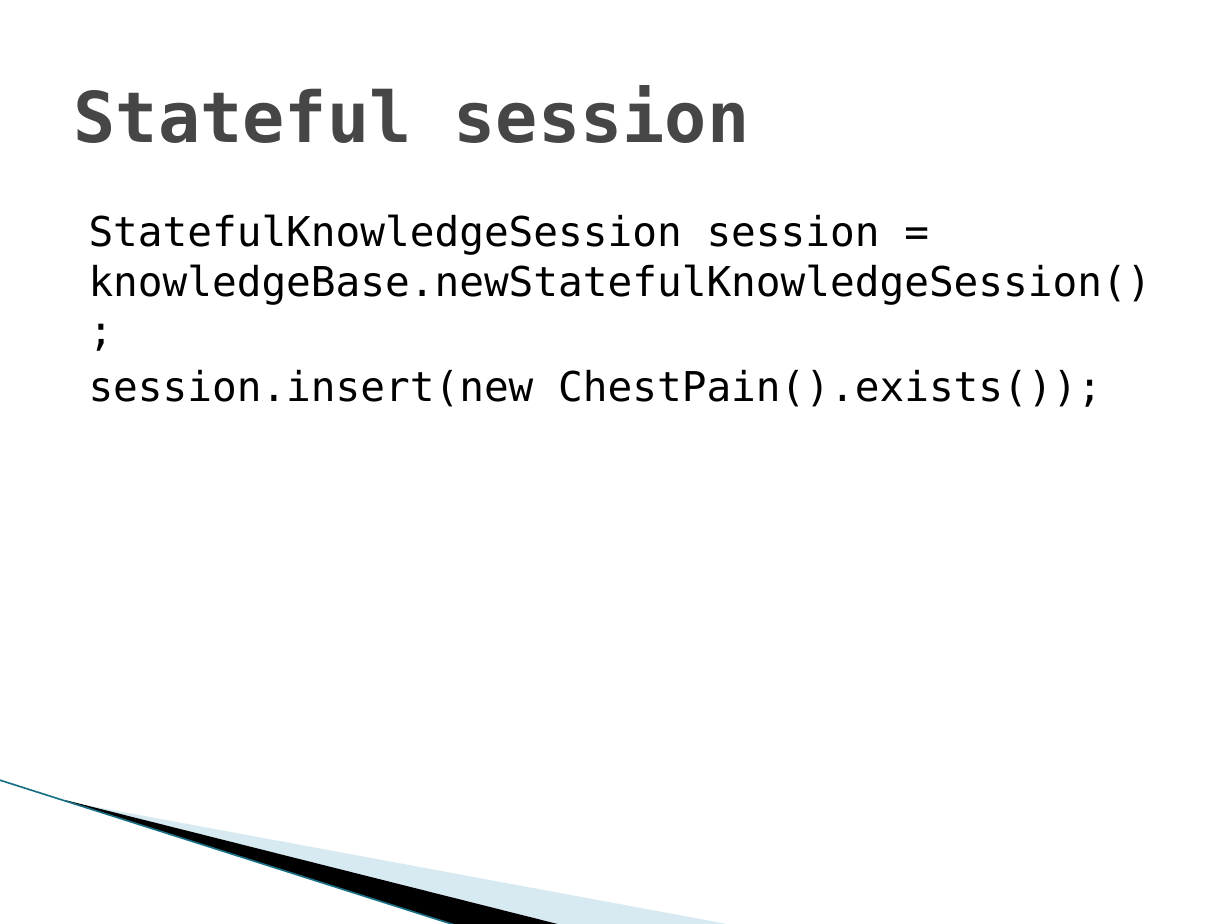
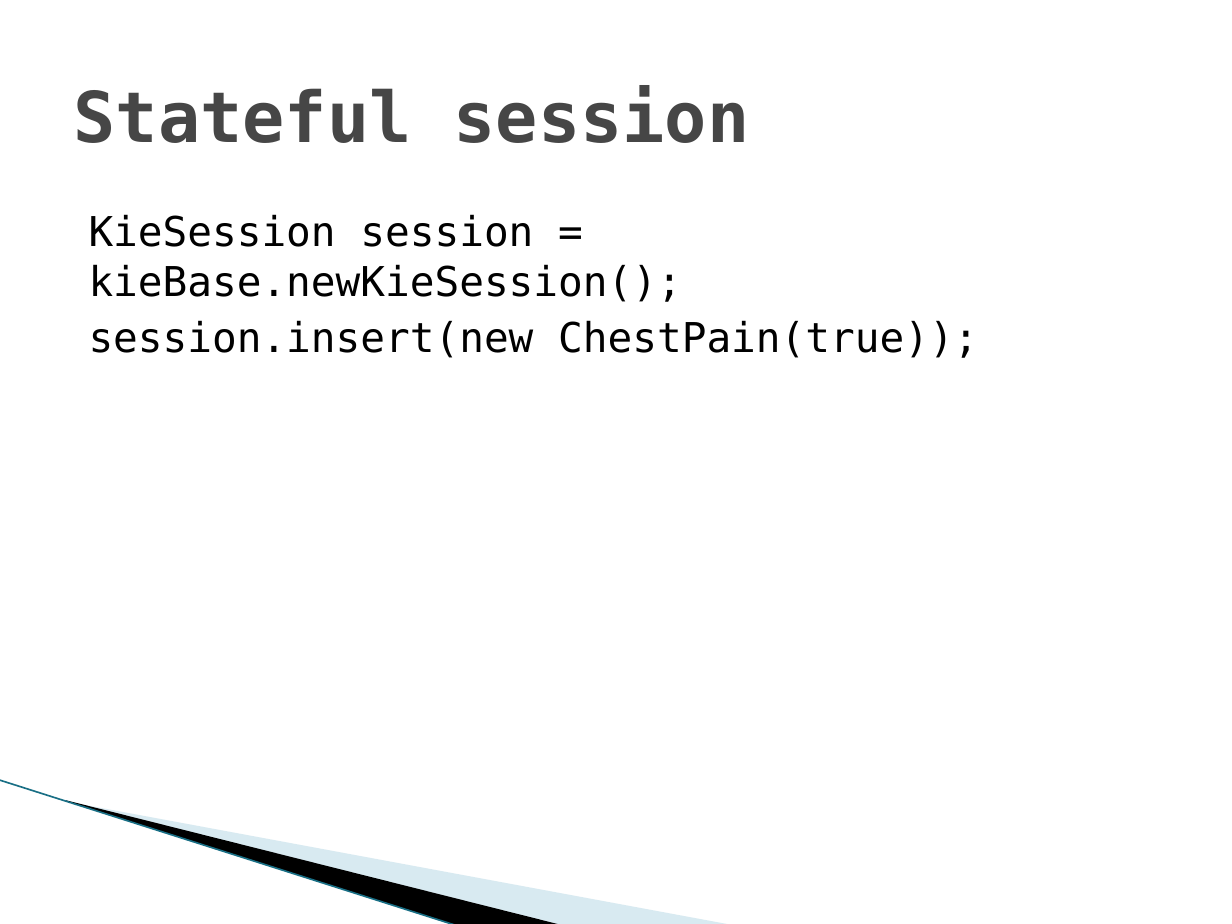
Before and after one commit to gspandy/drools-presentation-and-examples, a slide deck: slide 19 of drools-business-rules-engine.pptx (slide 11 before the commit). Drawn at 1232x924 pixels with LibreOffice and Linux fonts; fonts in the diff are those of the drawing; background and template pictures are left out. Boxes give left, top, right and bottom in pixels: in the first picture for what was removed or moved away, otherwise in the second. Text is boxed around its words. In the diff, an @@ line names an element or a change of style, - is before the commit and + after.

```diff
--- a/drools-business-rules-engine.pptx
+++ b/drools-business-rules-engine.pptx
@@ text at [89, 214, 978, 358]: text changed @@
-StatefulKnowledgeSession session = knowledgeBase.newStatefulKnowledgeSession();
-session.insert(new ChestPain().exists());
+KieSession session = kieBase.newKieSession();
+session.insert(new ChestPain(true));
```
Also in this commit, not shown: 1 other slide changed, 12 slides added, 3 slides removed.
